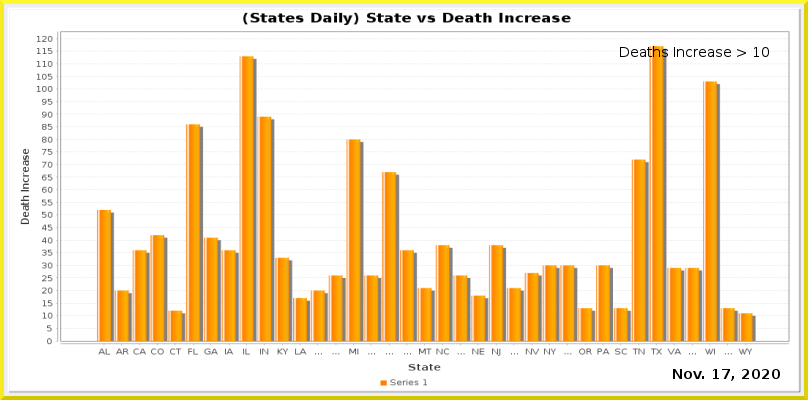
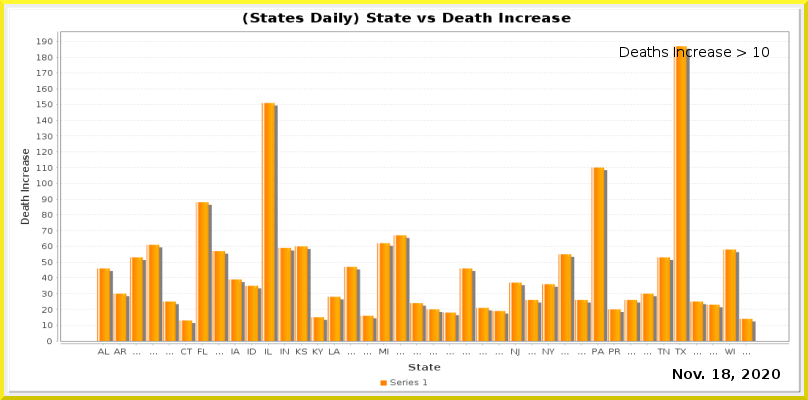
Comparing the layer stacks of the two (808, 400) images. Changes:
painted on "Current Date" over (x1=722, y1=369, x2=730, y2=379)
painted on "Date_vs_TestIncrease.png" over (x1=36, y1=35, x2=789, y2=356)
